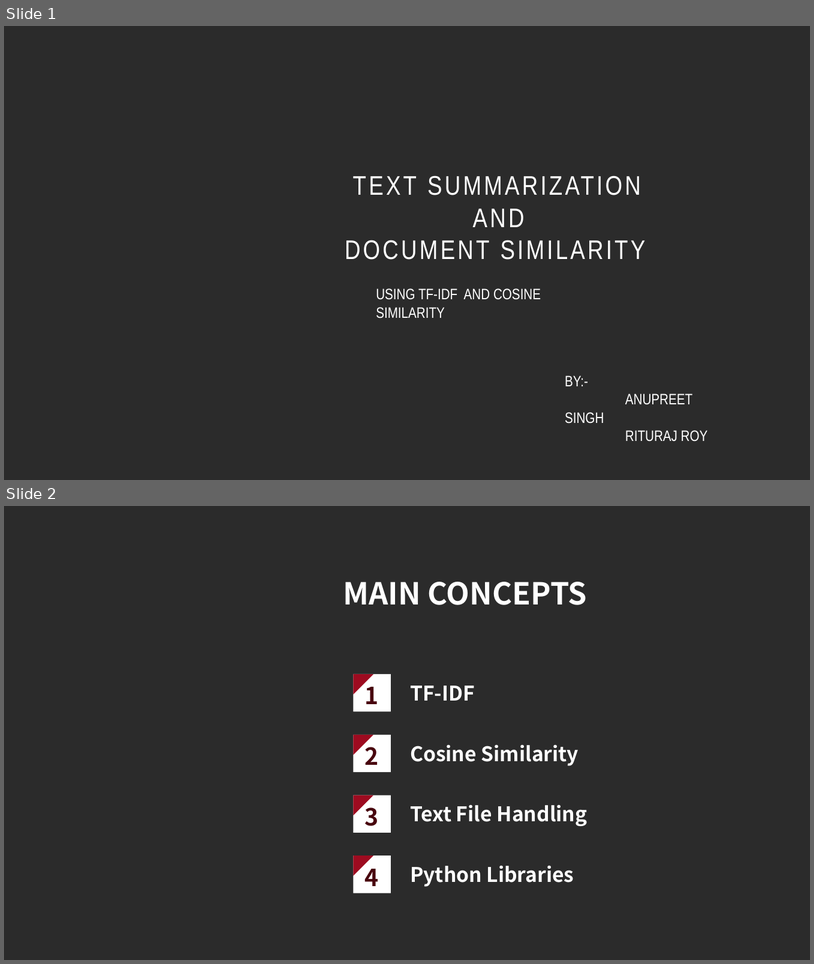
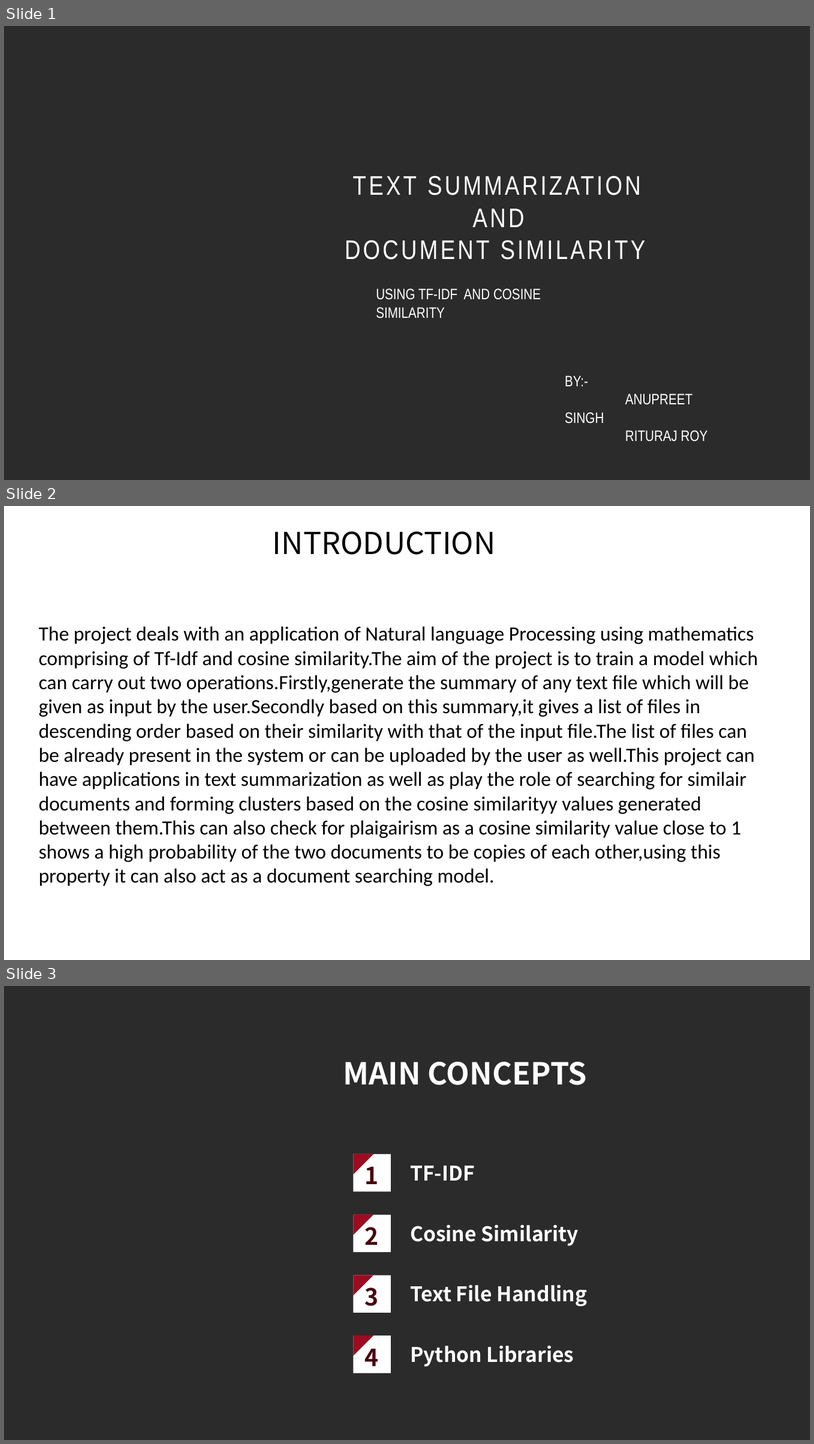
Before and after one commit to RiturajRoy/cte-repository, a slide deck: Final Project.pptx. Shown one above the other, each under a label of ours: slides 1 and 2 before the commit, slides 1, 2 and 3 after it. The pictures are 814x964 and 814x1444 pixels, drawn with LibreOffice and Linux fonts; fonts in the diff are those of the drawing; background and template pictures are left out; a plain dark background stands for a picture behind light text. Boxes give left, top, right and bottom in pixels: in the first picture for what was removed or moved away, otherwise in the second. Text is boxed around its words. In the diff, an @@ line names an element or a change of style, - is before the commit and + after.

```diff
--- a/Final Project.pptx
+++ b/Final Project.pptx
@@ slide 2 added at bbox=[4, 506, 810, 960], background #FFFFFF @@
@@ text added at bbox=[273, 531, 496, 555], 36 pt, text #000000 @@
+INTRODUCTION
@@ text added at bbox=[39, 626, 758, 886], 24 pt, text #000000 @@
+The project deals with an application of Natural language Processing using mathematics comprising of Tf-Idf and cosine similarity.The aim of the project is to train a model which can carry out two operations.Firstly,generate the summary of any text file which will be given as input by the user.Secondly based on this summary,it gives a list of files in descending order based on their similarity with that of the input file.The list of files can be already present in the system or can be uploaded by the user as well.This project can have applications in text summarization as well as play the role of searching for similair documents and forming clusters based on the cosine similarityy values generated between them.This can also check for plaigairism as a cosine similarity value close to 1 shows a high probability of the two documents to be copies of each other,using this property it can also act as a document searching model.
@@ what was slide 2 is now slide 3 @@
```
Also in this commit, not shown: 1 slide changed, 2 other slides added, 1 slide removed.
